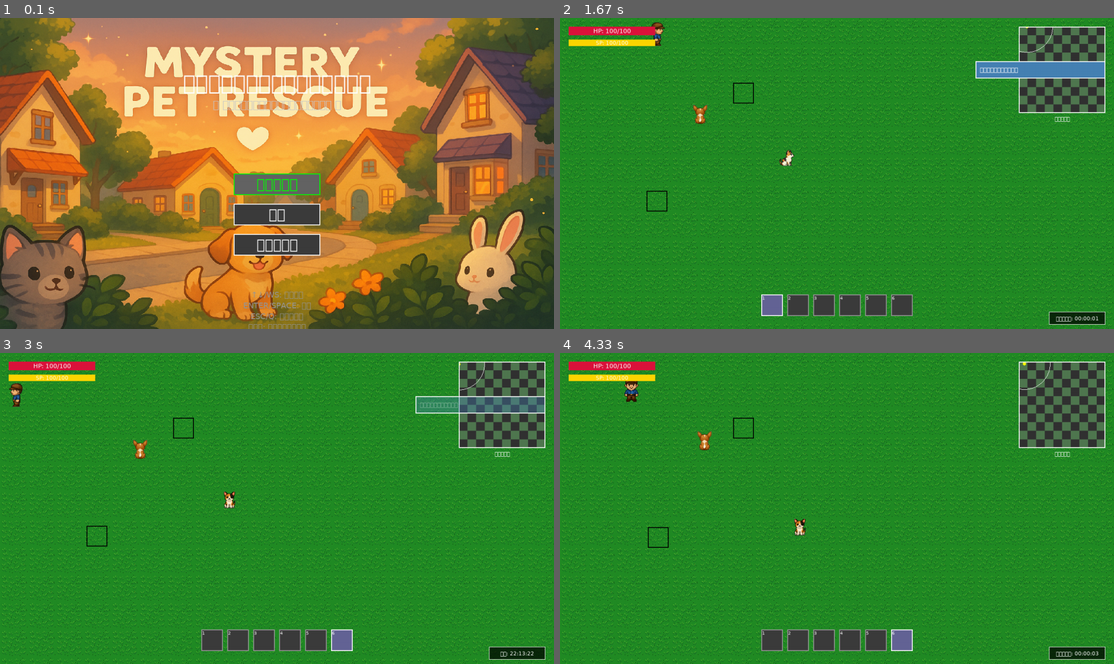
Above: before the commit, frames 1-4 (two rows, left to right).
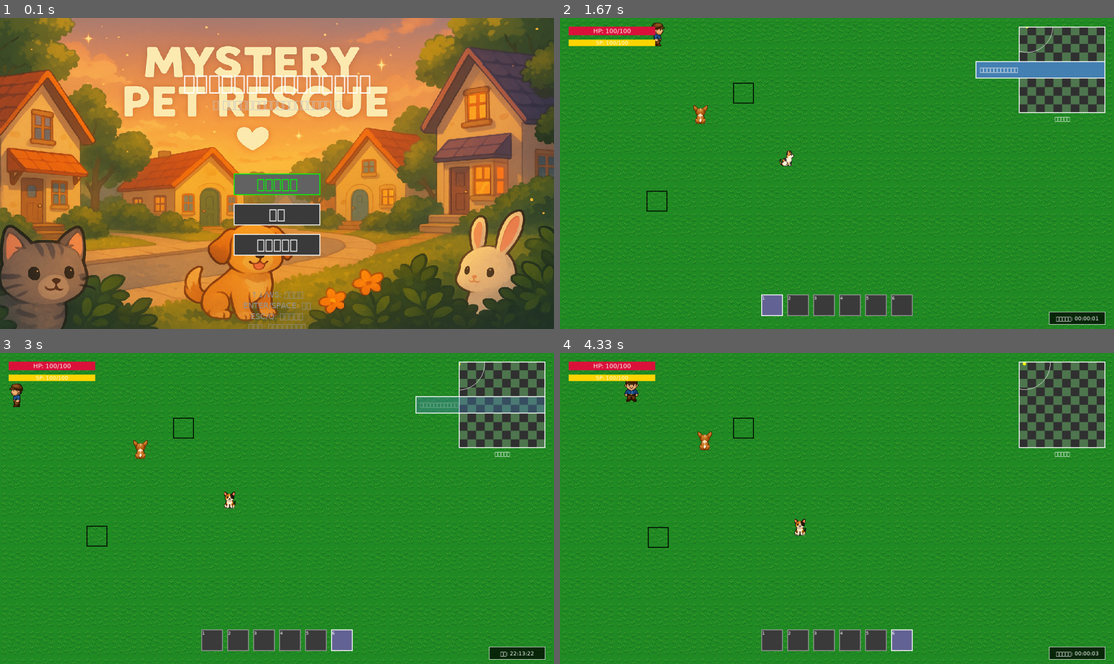
Above: after the commit, the same moments.

Repository: yuichi1000/mystery-pet-rescue
Game: pygame game, started from main.py
The game is run twice, just before and just after one commit, with the same random seed, the same clock (stepped at 60 frames per second) and the same inputs.
Inputs (mouse positions are in pixels of both pictures, inside the frame that each line leads up to):
- Up to frame 1 (0.1 s): no input
- Up to frame 2 (1.67 s): click "ゲーム開始" at 0.38 s; hold W 0.67-1.13 s; move the mouse to (814, 185) at 0.7 s; hold D 1.17-1.63 s; move the mouse to (1014, 164) at 1.2 s
- Up to frame 3 (3 s): hold A 1.67-2.2 s; move the mouse to (277, 530) at 1.7 s; tap 6 at 1.82 s; hold S 2.23-2.53 s; move the mouse to (144, 511) at 2.27 s; tap T at 2.38 s; hold A 2.57-2.97 s; move the mouse to (105, 461) at 2.6 s
- Up to frame 4 (4.33 s): hold W 3-3.37 s; move the mouse to (665, 580) at 3.03 s; tap 6 at 3.15 s; hold D 3.4-4.03 s; move the mouse to (920, 399) at 3.43 s; tap T at 3.55 s; hold S from 4.07 s (still down); move the mouse to (1041, 617) at 4.1 s

The runs differ from the first frame. In frame 1, less than 0.1% of the frame differs, in the area x 0-5%, y 0-8%; in frame 2, 1.6%; in frame 3, 1.6%, in the area x 0-100%, y 0-100%; in frame 4, 1.6%.

Commit message:
Simplify image loading - load images as-is without processing
- Remove all convert(), colorkey, and transparency processing
- Load images directly with pygame.image.load()
- Only apply scaling when needed
- Stop adding unnecessary image processing that breaks transparency

Diff:
--- a/src/utils/asset_manager.py
+++ b/src/utils/asset_manager.py
@@ -44,25 +44,12 @@
                 print(f"⚠️ 画像ファイルが見つかりません: {full_path}")
                 return self._create_placeholder_image(scale or self.default_scale)
 
-            # PNG画像を透過情報付きで読み込み
+            # 画像をそのまま読み込み、余計な処理なし
             image = pygame.image.load(str(full_path))
 
-            # 透過処理
-            if image.get_alpha() is not None:
-                # アルファチャンネル付きPNG
-                image = image.convert_alpha()
-            else:
-                # 通常のPNG - カラーキー透過
-                image = image.convert()
-                if colorkey:
-                    image.set_colorkey(colorkey)
-                else:
-                    # 左上ピクセルの色を透過色として使用
-                    image.set_colorkey(image.get_at((0, 0)))
-
-            # スケール調整
+            # スケール調整のみ
             if scale:
-                image = pygame.transform.smoothscale(image, scale)
+                image = pygame.transform.scale(image, scale)
 
             self.images[path] = image
             return image
